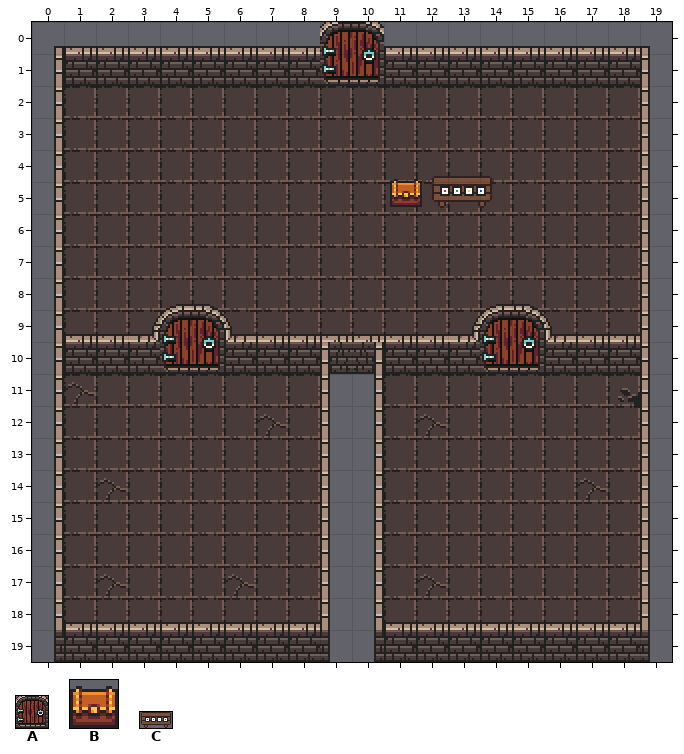
A Tiled map gets an edit: phaser/assets/tilemaps/nivel1.tmx. The first picture shows the starting point.
Cells are 16x16 px. Shown: x 0..19, y 0..19.
Key: from "doors_spriteSheet": A 0 "door"; from "dungeon": B 595; from "table": C 0.
Objects are placed by their top-left corner, in cells (3,4 is the top-left corner of cell 3,4); size is 1x1 cell unless given.
Layers that did not change in this view are not listed.
Objects on layer "objects" before:
A "door" at 9,0 size 2x2
B "chest" at 11.2,4.8
C "table" at 12.4,4.8 size 2x1
A "door" at 4,9 size 2x2
A "door" at 14,9 size 2x2
After the commit:
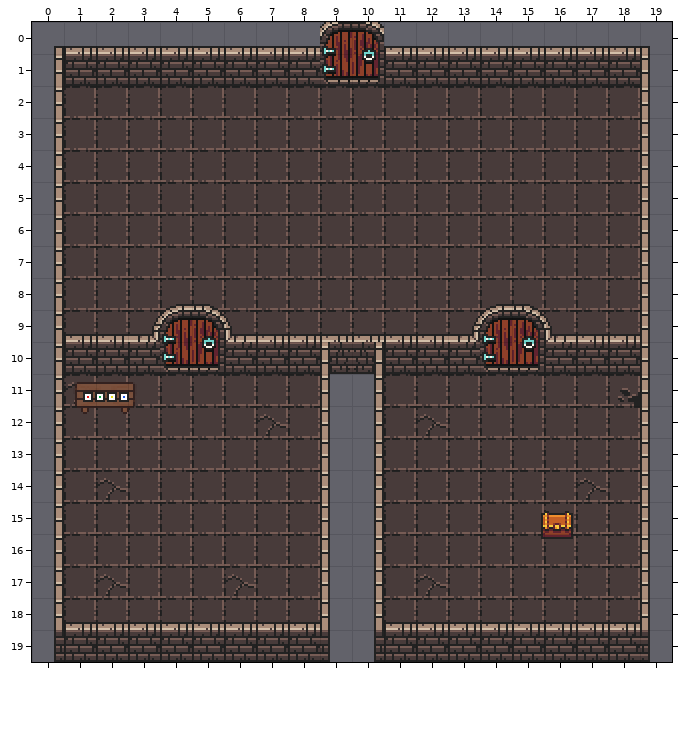
The edit:
Layer "objects":
Object C "table" at 12.4,4.8 size 2x1 becomes C "table" at 1.3,11.3 size 2x1.
Object B "chest" at 11.2,4.8 becomes B "chest" at 15.9,15.2.
